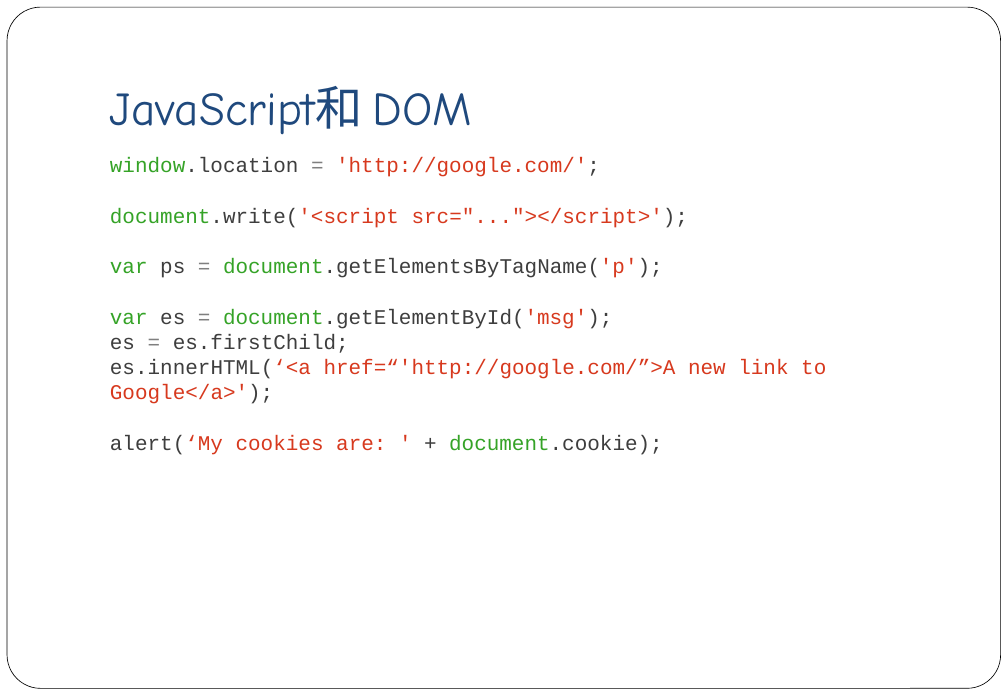
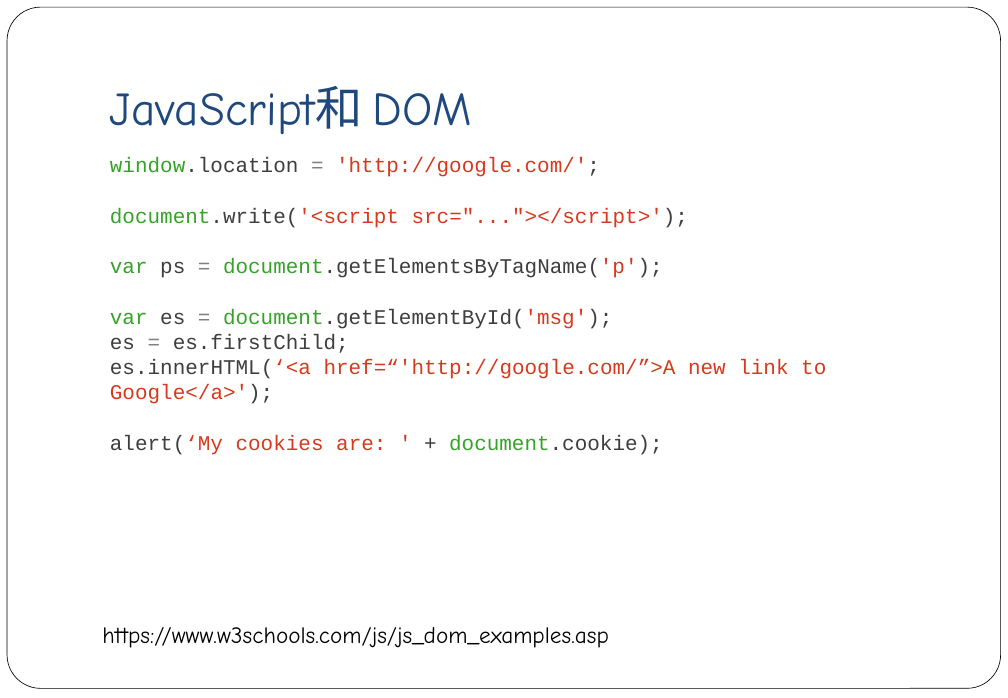
Before and after one commit to hxuhack/hxuhack.github.io, a slide deck: slide 14 of lecture/network_sec/L6-Web安全.pptx. Drawn at 1008x698 pixels with LibreOffice and Linux fonts; fonts in the diff are those of the drawing. Boxes give left, top, right and bottom in pixels: in the first picture for what was removed or moved away, otherwise in the second. Text is boxed around its words. In the diff, an @@ line names an element or a change of style, - is before the commit and + after.

```diff
--- a/lecture/network_sec/L6-Web安全.pptx
+++ b/lecture/network_sec/L6-Web安全.pptx
@@ text added at [102, 627, 608, 648], 18 pt, text #000000 @@
+https://www.w3schools.com/js/js_dom_examples.asp
```
Also in this commit, not shown: 4 other slides changed.
